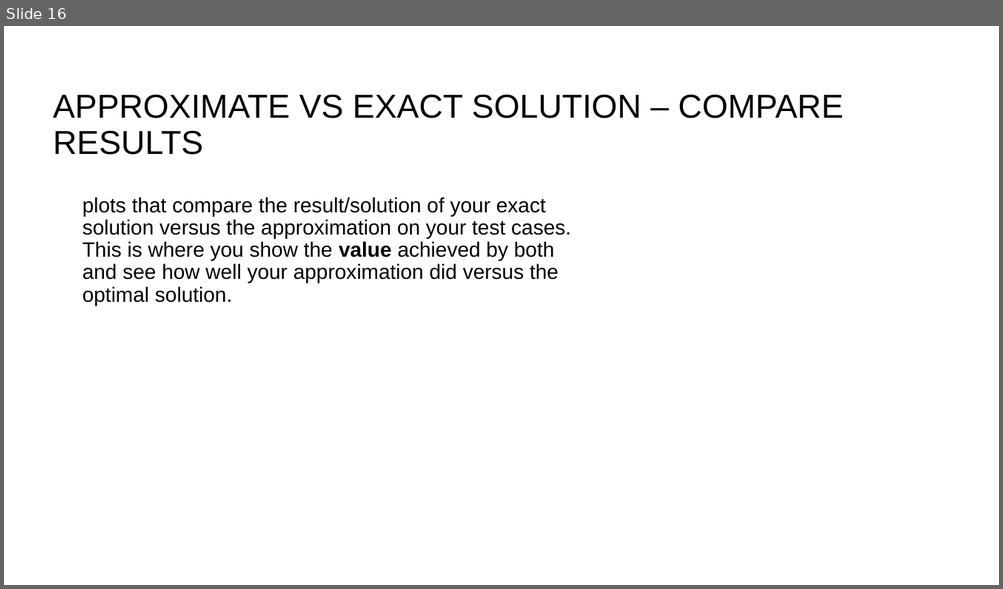
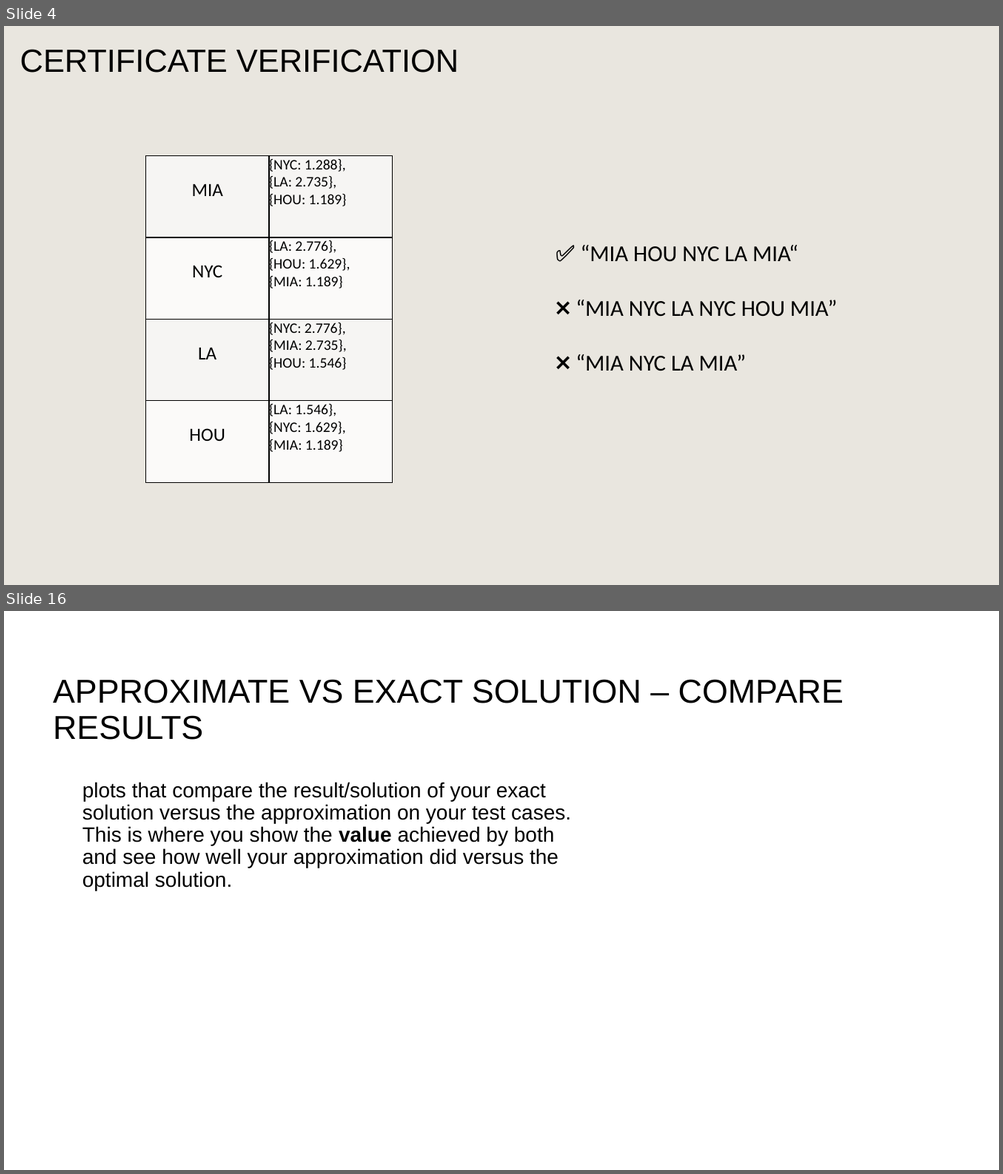
Before and after one commit to PictureOfGray/CS412-Team-NAME, a slide deck: presentations/TeamNAMETSP.pptx. Shown one above the other, each under a label of ours: slide 16 before the commit, slides 4 and 16 after it; the slides between them are not shown. The pictures are 1003x589 and 1003x1174 pixels, drawn with LibreOffice and Linux fonts; fonts in the diff are those of the drawing; background and template pictures are left out. Boxes give left, top, right and bottom in pixels: in the first picture for what was removed or moved away, otherwise in the second. Text is boxed around its words. In the diff, an @@ line names an element or a change of style, - is before the commit and + after.

```diff
--- a/presentations/TeamNAMETSP.pptx
+++ b/presentations/TeamNAMETSP.pptx
@@ slide 4 added at bbox=[4, 26, 999, 585], background #E9E6DF @@
@@ title added at bbox=[20, 49, 458, 73], 31 pt, text #000000 @@
+CERTIFICATE VERIFICATION
@@ table added at bbox=[146, 156, 392, 483], 4 rows, 2 columns @@
+MIA | {NYC: 1.288}, / {LA: 2.735}, / {HOU: 1.189}
+NYC | {LA: 2.776}, / {HOU: 1.629}, / {MIA: 1.189}
+LA | {NYC: 2.776}, / {MIA: 2.735}, / {HOU: 1.546}
+HOU | {LA: 1.546}, {NYC: 1.629}, / {MIA: 1.189}
@@ text added at bbox=[575, 245, 837, 372], 22 pt, text #000000 @@
+✅ “MIA HOU NYC LA MIA“
+❌ “MIA NYC LA NYC HOU MIA”
+❌ “MIA NYC LA MIA”
```
Also in this commit, not shown: 17 slides changed, 4 other slides added, 9 slides removed.
